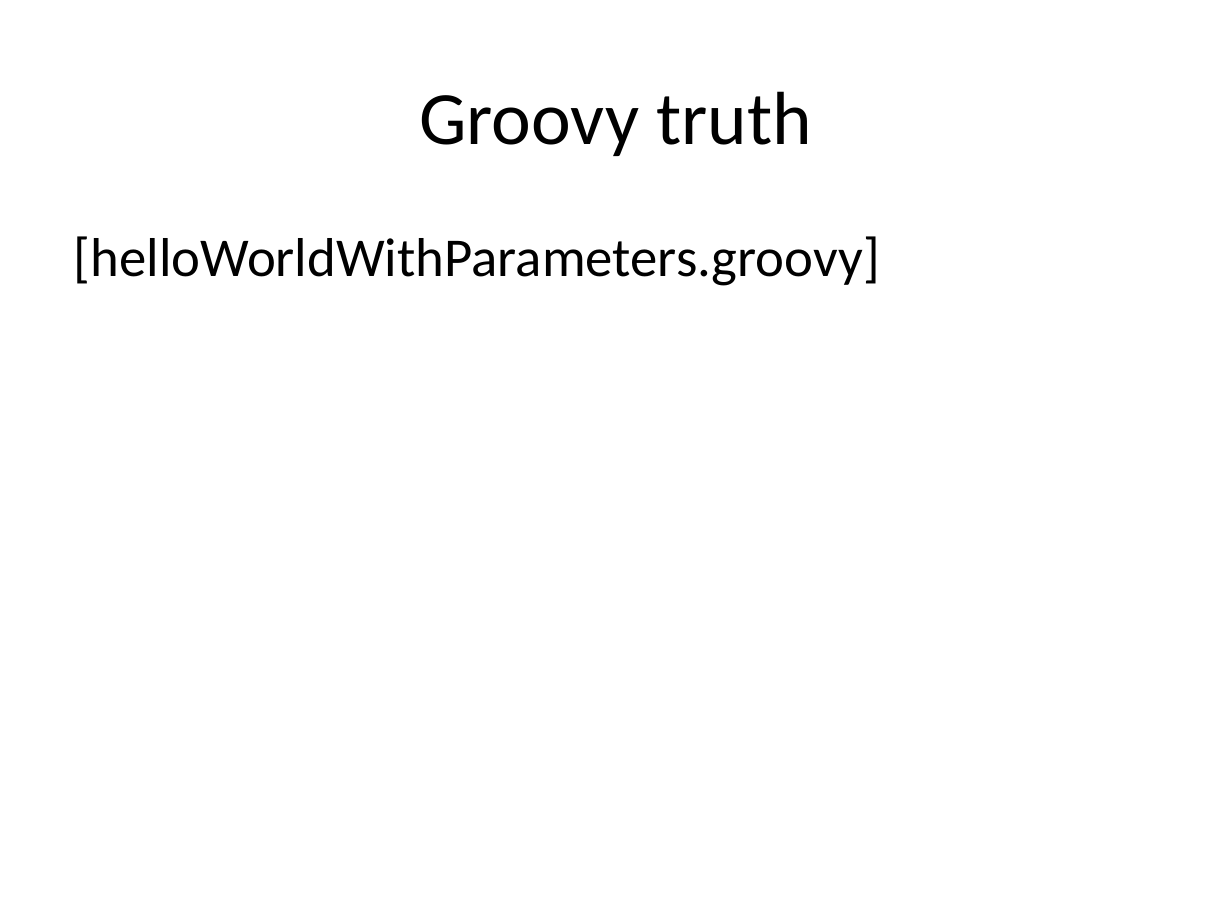
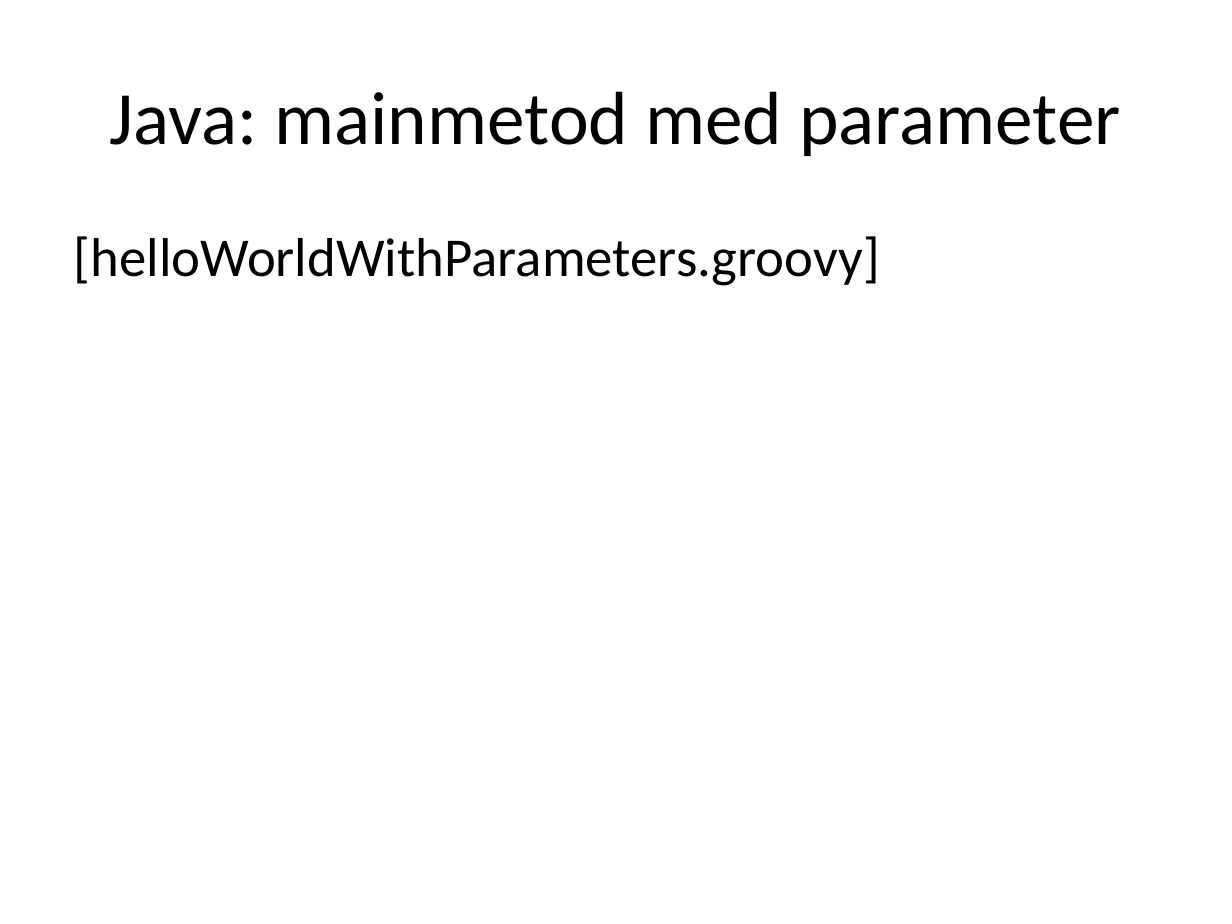
Before and after one commit to me97esn/groovyseminarium, a slide deck: slide 40 of groovyseminarie/dokument/groovyseminarium_source.pptx. Drawn at 1232x924 pixels with LibreOffice and Linux fonts; fonts in the diff are those of the drawing. Boxes give left, top, right and bottom in pixels: in the first picture for what was removed or moved away, otherwise in the second. Text is boxed around its words. In the diff, an @@ line names an element or a change of style, - is before the commit and + after.

```diff
--- a/groovyseminarie/dokument/groovyseminarium_source.pptx
+++ b/groovyseminarie/dokument/groovyseminarium_source.pptx
@@ title at (110,91,1121,156): text changed @@
-Groovy truth
+Java: mainmetod med parameter
```
Also in this commit, not shown: 6 other slides changed, 3 slides added, 1 slide removed, 8 other files.
